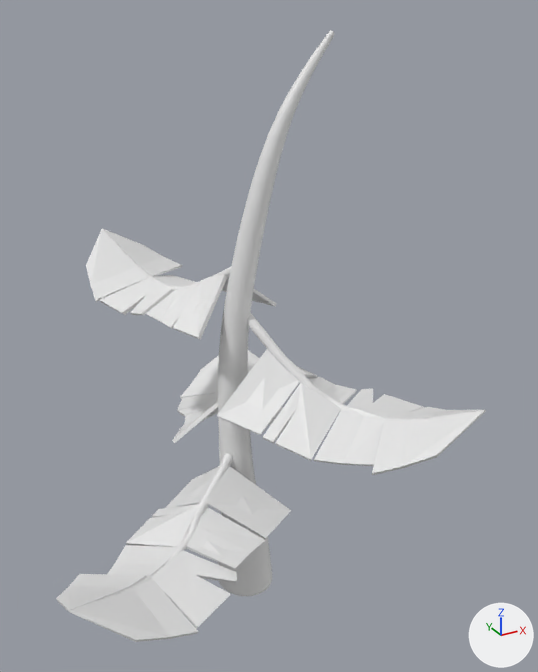
Before and after pictures for a commit that changed the Blender file AvA2/Assets/3DAssets/Trees/Trees.blend.
Before and after are seen from a 50 mm lens placed at (-7.59, -14.3, 14.52), pointed at (0.17, -0.18, 7.46). Every picture has the same lights, and +X, +Y and +Z are marked at lower right.

The scene before the commit, as lines of its bpy script (objects in view):
```python
me_cube_010 = bpy.data.meshes.new('Cube.010')
me_cube_010.from_pydata(...)  # 382 vertices, 328 faces, 1 loose edge; spans x -2.68..2.85, y -0.84..2.56, z -0.56..1.4
me_cube_011 = bpy.data.meshes.new('Cube.011')
me_cube_011.from_pydata(...)  # 382 vertices, 328 faces, 1 loose edge; spans x -2.68..2.85, y -0.84..2.56, z -0.56..1.4
me_cube_012 = bpy.data.meshes.new('Cube.012')
me_cube_012.from_pydata(...)  # 382 vertices, 328 faces, 1 loose edge; spans x -2.43..3.1, y -1.74..1.66, z -1.0..0.96
ob_cube_001 = bpy.data.objects.new('Cube.001', me_cube_010)
ob_cube_001.location = (-2.35, -1.85, 2.9)
ob_cube_001.rotation_euler = (0.0114, 0.134, -2.625)  # degrees (0.7, 7.7, -150)
ob_cube_001.scale = (1.1, -1.0, 1.0)
ob_cube_002 = bpy.data.objects.new('Cube.002', me_cube_011)
ob_cube_002.location = (-0.19, 2.97, 4.18)
ob_cube_002.rotation_euler = (-0.0265, 0.278, -5.207)  # degrees (-1.5, 16, -298)
ob_cube_002.scale = (1.0, -1.0, 1.0)
ob_cube_003 = bpy.data.objects.new('Cube.003', me_cube_012)
ob_cube_003.location = (-1.02, 2.43, 8.36)
ob_cube_003.rotation_euler = (-0.0543, 0.0357, -4.347)  # degrees (-3.1, 2, -249)
ob_cube_003.scale = (0.892, -0.892, 0.892)
# also in view: 'Cube.005' at (0.97, -1.94, 6.83); 'Cylinder' at (0.55, 0.38, 7.02)
```
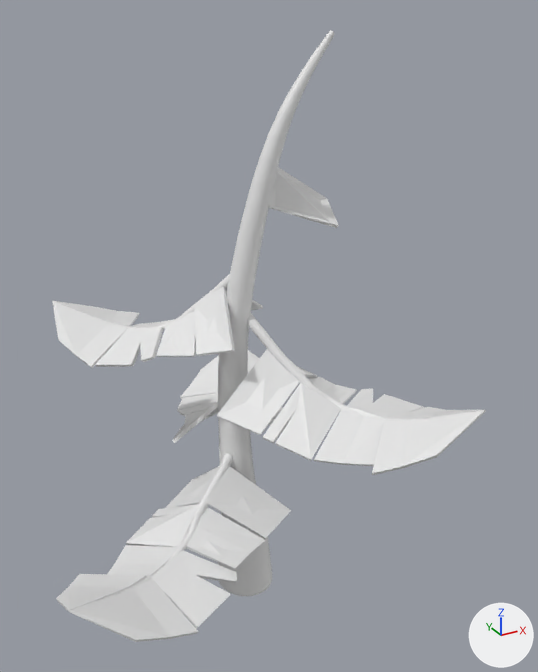
Boxes [x1, y1, x2, y2] around the edits, measured in the pictures (538 x 672 px):
'Cube.003', moved, turned
    before: [86, 228, 276, 340]
    after: [52, 274, 263, 368]
'Cube.004', added
    after: [269, 167, 339, 228]

Patch to the scene script:
```diff
--- a/AvA2/Assets/3DAssets/Trees/Trees.blend.py
+++ b/AvA2/Assets/3DAssets/Trees/Trees.blend.py
@@ me_cube_014 @@
+me_cube_014.from_pydata([(0.32, -0.96, -0.64), (0.29, -1.0, -0.56), (-0.34, 0.78, 0.65), (-0.31, 0.73, 0.73), (1.11, -0.95, 0.0), (1.08, -0.99, 0.08), (0.6, 0.76, 0.26), (0.63, 0.7, 0.33)], [], [(0, 1, 3, 2), (2, 3, 7, 6), (6, 7, 5, 4), (4, 5, 1, 0), (2, 6, 4, 0), (7, 3, 1, 5)])
@@ ob_cube_003 @@
 ob_cube_003 = bpy.data.objects.new('Cube.003', me_cube_012)
-ob_cube_003.location = (-1.02, 2.43, 8.36)
-ob_cube_003.rotation_euler = (-0.0543, 0.0357, -4.347)  # degrees (-3.1, 2, -249)
+ob_cube_003.location = (-1.73, 1.7, 7.76)
+ob_cube_003.rotation_euler = (-0.0564, 0.271, -3.882)  # degrees (-3.2, 16, -222)
 ob_cube_003.scale = (0.892, -0.892, 0.892)
@@ ob_cube_004 @@
+ob_cube_004 = bpy.data.objects.new('Cube.004', me_cube_014)
+ob_cube_004.location = (1.12, 0.43, 10.88)
+ob_cube_004.rotation_euler = (-0.0509, 1.118, -1.852)  # degrees (-2.9, 64, -106)
+ob_cube_004.scale = (1.0, -1.0, 1.0)
```
